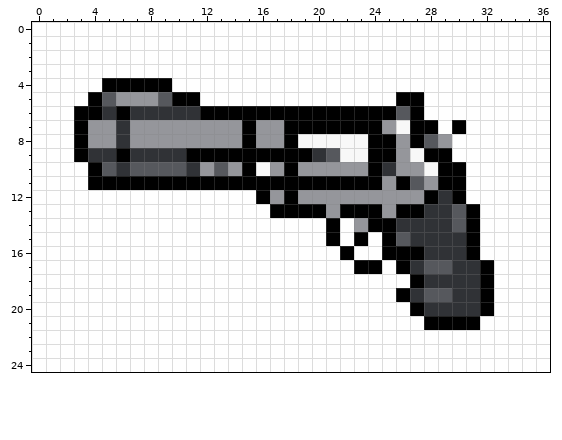
Pixel-art sprite: Data/Weapons/1.png. The picture above was drawn from the file before the commit.
The file is 37x25 pixels.
The result:
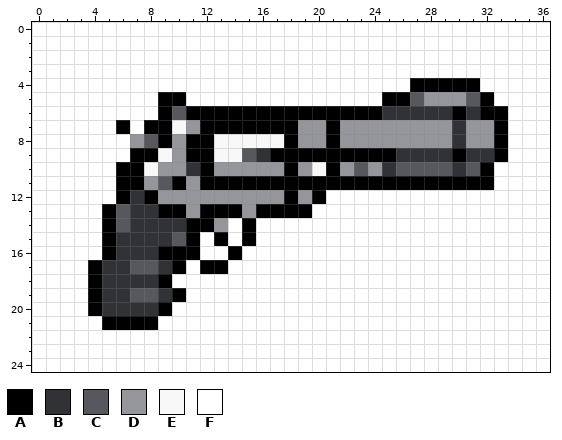
Palette (. is transparent): A #000000  B #303236  C #56585d  D #95969b  E #f8f8f8  F #ffffff
The exact change:
Changed rows in their new state; - is an unchanged pixel.
first column x 3:
 4 --FFFFF-----------------AAAAA--
 5 -FFFFFA-F-------------A-CDDDCA-
 6 FFFFFFACA-------------BBBBBABAA
 7 FFFAFAAE-AAA-AA-DD-DDD-DDDDBDDA
 8 FFFF-CA-AAEEEEE-DDADDDD-DD-BDDA
 9 FFFFAAED--EECB---AAAA--BBBBABBA
10 -FFAAEDD-AD-DD---EA-CD-CCCCBCA-
11 -FF--DC-D-------------A-AA--AA-
12 ---ABADDDDDDDD---AFFFFFFFFFF---
13 --ACBBAADAAADA---FFFFFFFFFFFF--
14 --ACBBBBAAD-A-----F-FFFFFFFFF--
15 --ABBBBCA-A-A-----F-F-FFFFFFF--
16 --ABBBAAA--A-------F--FFFFFFF--
17 -ABBCCBA-AA---------FF-FFFFFFF-
18 -ABBBBA-----------------FFFFFF-
19 -ABBCCBA---------------FFFFFFF-
20 -ABBBBA-----------------FFFFFF-
21 --AAAA-------------------FFFF--
Pixel boxes of the changes (left, top, right, bottom) in both pictures:
changed: (74, 78, 508, 330)
